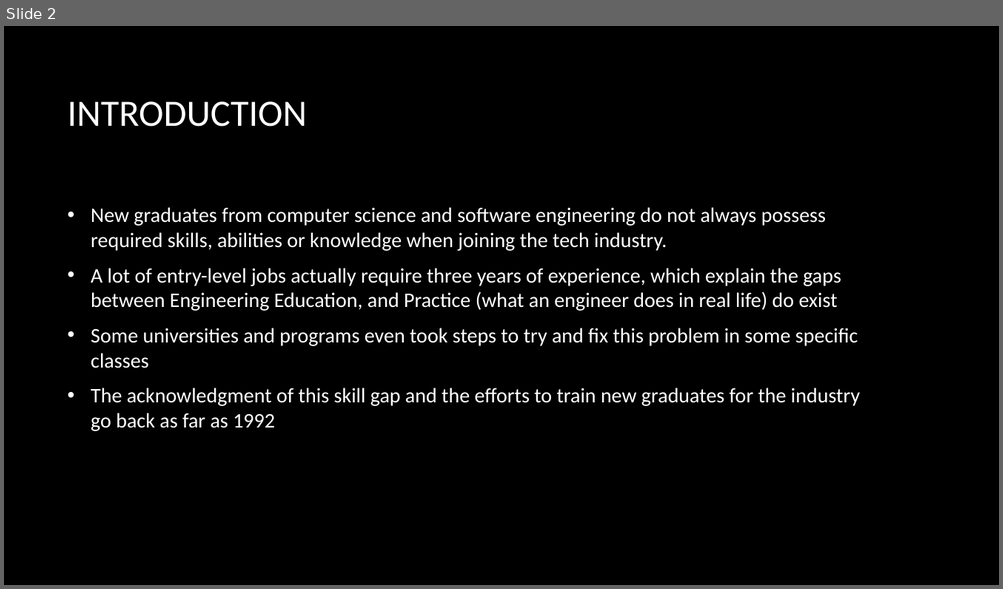
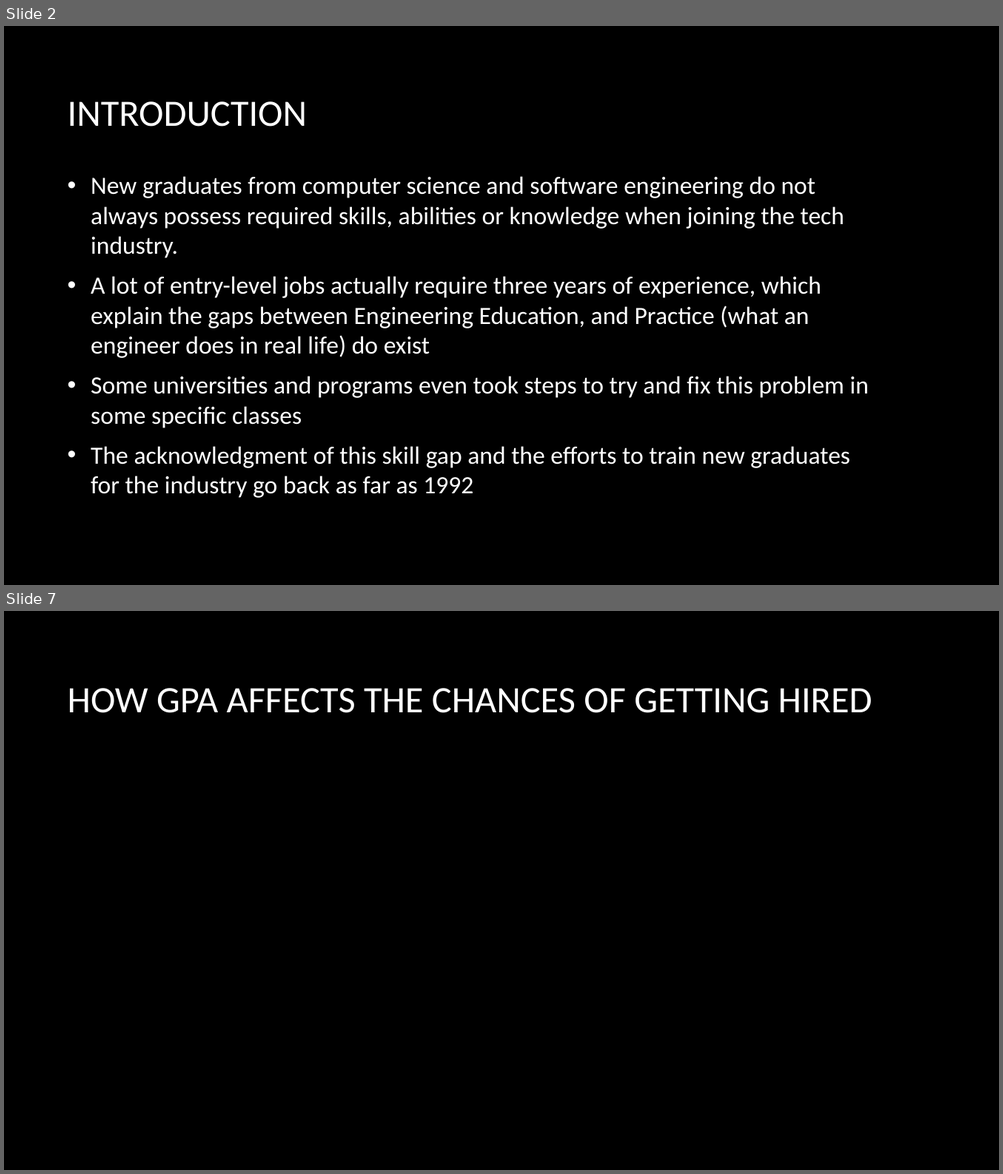
Before and after one commit to alanfranz/cs6460-teamcsse, a slide deck: Final Project/Project_Presentation.pptx. Shown one above the other, each under a label of ours: slide 2 before the commit, slides 2 and 7 after it; the slides between them are not shown. The pictures are 1003x589 and 1003x1174 pixels, drawn with LibreOffice and Linux fonts; fonts in the diff are those of the drawing; background and template pictures are left out. Boxes give left, top, right and bottom in pixels: in the first picture for what was removed or moved away, otherwise in the second. Text is boxed around its words. In the diff, an @@ line names an element or a change of style, - is before the commit and + after.

```diff
--- a/Final Project/Project_Presentation.pptx
+++ b/Final Project/Project_Presentation.pptx
@@ slide 7 added at (4, 611, 999, 1170), background picture (left out) @@
@@ title added at (68, 688, 872, 713), 36 pt, text #FFFFFF @@
+HOW GPA AFFECTS THE CHANCES OF GETTING HIRED
@@ slide 2 changed as well @@
@@ text "New graduates from computer science ...": place and size @@
-text "New graduates from computer science ..." at (91, 207, 859, 432)
+text "New graduates from computer science ..." at (91, 176, 868, 498)
@@ text "New graduates from computer science ..." at (91, 176, 868, 498): size 20 to 24 pt @@
```
Also in this commit, not shown: 1 other slide changed, 5 other slides added, 1 slide removed.
